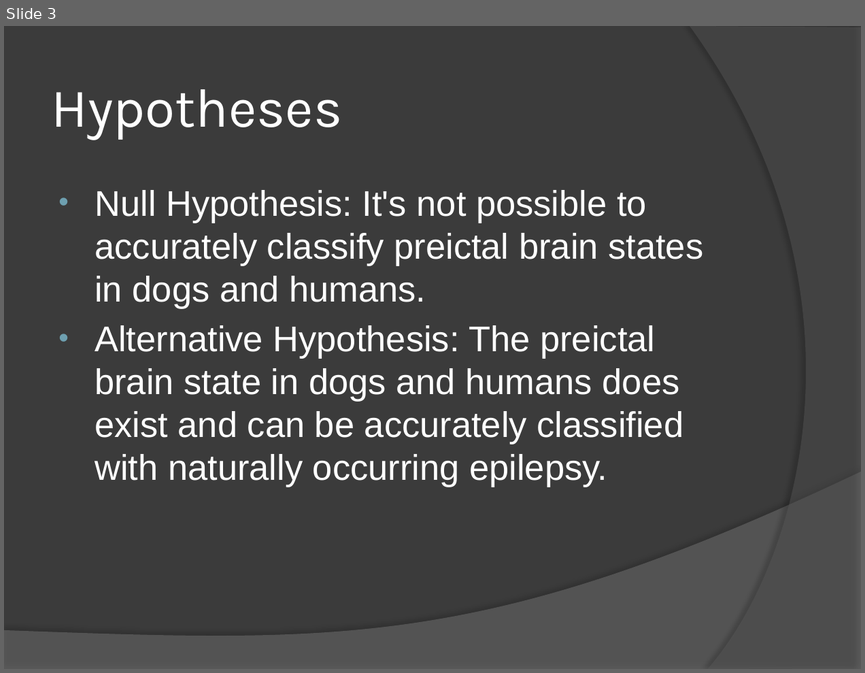
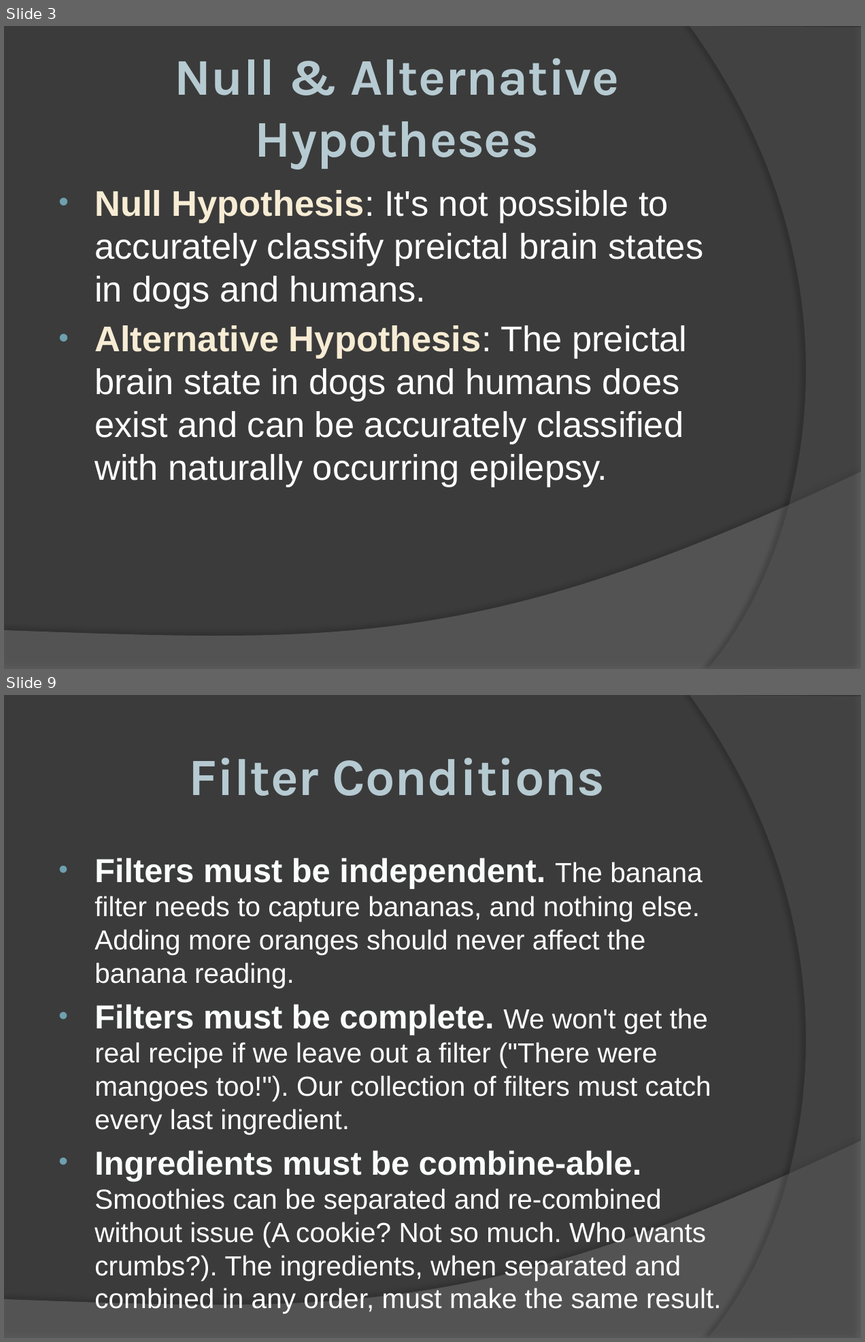
Before and after one commit to edeo/landsat_looker, a slide deck: chad/project/EpilepsyProject.pptx. Shown one above the other, each under a label of ours: slide 3 before the commit, slides 3 and 9 after it; the slides between them are not shown. The pictures are 865x673 and 865x1342 pixels, drawn with LibreOffice and Linux fonts; fonts in the diff are those of the drawing. Boxes give left, top, right and bottom in pixels: in the first picture for what was removed or moved away, otherwise in the second. Text is boxed around its words. In the diff, an @@ line names an element or a change of style, - is before the commit and + after.

```diff
--- a/chad/project/EpilepsyProject.pptx
+++ b/chad/project/EpilepsyProject.pptx
@@ slide 9 added at bbox=[4, 695, 861, 1338], background #3B3B3B; not listed: 2 template elements that a slide beside it also shows @@
@@ title added at bbox=[188, 758, 605, 796], 44 pt, text gradient #89DEFF to #517682, bold @@
+Filter Conditions
@@ text added at bbox=[94, 858, 721, 1313], 23.2 pt, text #FFFFFF @@
+• Filters must be independent. The banana filter needs to capture bananas, and nothing else. Adding more oranges should never affect the banana reading.
+• Filters must be complete. We won't get the real recipe if we leave out a filter ("There were mangoes too!"). Our collection of filters must catch every last ingredient.
+• Ingredients must be combine-able. Smoothies can be separated and re-combined without issue (A cookie? Not so much. Who wants crumbs?). The ingredients, when separated and combined in any order, must make the same result.
@@ slide 3 changed as well @@
@@ title at bbox=[175, 58, 619, 169]: text changed; size 46 to 43.2 pt; text colour #FFFFFF to gradient #89DEFF to #517682; bold on @@
-Hypotheses
+Null & Alternative Hypotheses
@@ text "Null Hypothesis: It's not possible ..." at bbox=[94, 190, 703, 487]: text colour #FFFFFF to gradient #FCF9F2 to #F7EDD4 to #F0D37C, letter outline none to #C7AA00 1.93 pt, bold on in "Null Hypothesis:", "Alternative Hypothesis:" @@
```
Also in this commit, not shown: 9 other slides changed, 6 other slides added, 3 slides removed, 1 other file.
